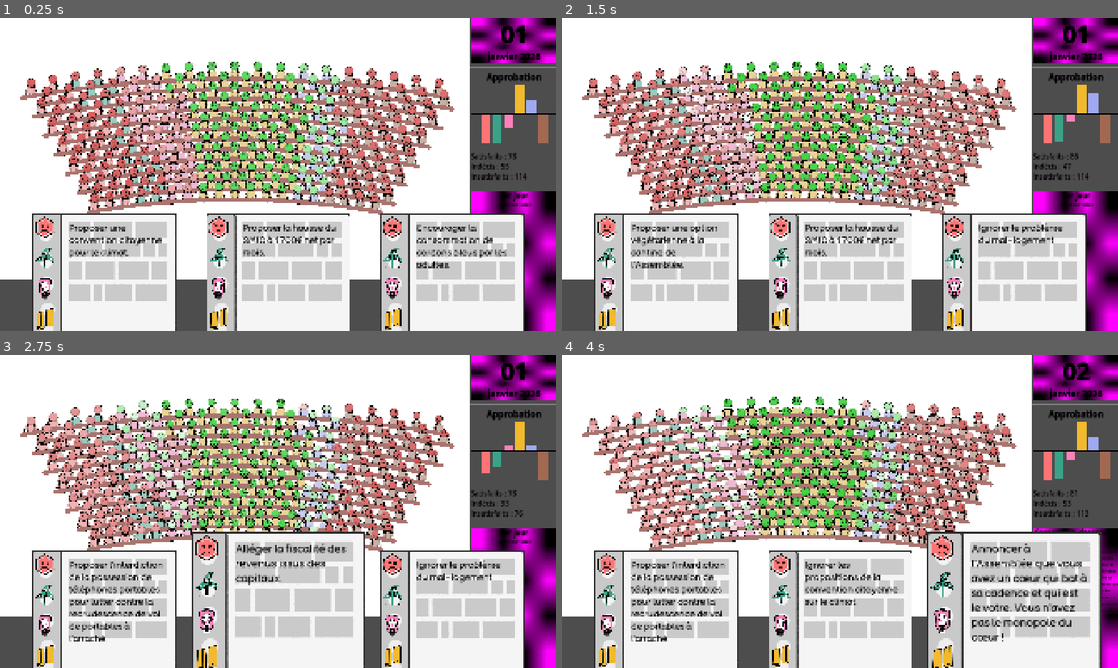
Above: before the commit, frames 1-4 (two rows, left to right).
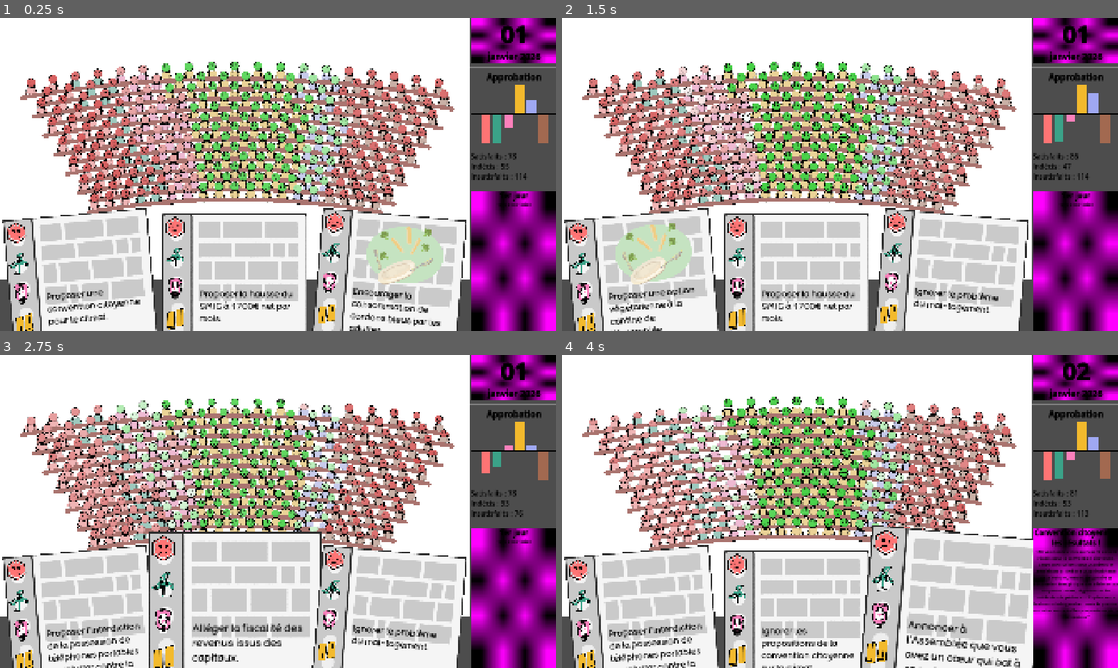
Above: after the commit, the same moments.

Repository: remimorvan/assemblee-nationale-simulator
Game: Godot game, scene res://scenes/game.tscn
Same seed, same stepped clock (60 frames per second), same inputs: the game is played once before the commit and once after it.
Inputs (mouse positions are in pixels of both pictures, inside the frame that each line leads up to):
- Up to frame 1 (0.25 s): no input
- Up to frame 2 (1.5 s): tap Enter at 0.5 s; move the mouse to (1073, 115) at 0.52 s; click (1073, 115) at 0.67 s; tap Space at 1.25 s; move the mouse to (667, 309) at 1.27 s; click (667, 309) at 1.42 s
- Up to frame 3 (2.75 s): move the mouse to (278, 646) at 2.02 s; click (278, 646) at 2.17 s
- Up to frame 4 (4 s): move the mouse to (1012, 646) at 2.77 s; click (1012, 646) at 2.92 s; click (1012, 646) at 3.67 s

The runs differ from the first frame. In frame 1, 23% of the frame differs, in the area x 0-95%, y 60-100%; in frame 2, 23%; in frame 3, 22%; in frame 4, 25%, in the area x 0-98%, y 54-100%.

Commit message:
images sur les cartes

Diff:
--- a/assets/hemicycle/hemicycle.gdshader
+++ b/assets/hemicycle/hemicycle.gdshader
@@ -2,6 +2,7 @@
 const int WIDTH = 19;
 const int HEIGHT = 13;
 const vec2 cycle_center = vec2(0.5,1.7);
+const float yoffset = .6;
 
 uniform int highlighted_color = -1;
 const vec3 party_colors[6] = {
@@ -24,7 +25,7 @@
 }
 
 void fragment() {
-	vec2 diff = UV - cycle_center;
+	vec2 diff = UV - cycle_center + vec2(0.,.1);
 	float angle = atan(diff.y, diff.x);
 	float r = length(diff)/0.5;
 
--- a/scenes/card.tscn
+++ b/scenes/card.tscn
@@ -310,11 +310,24 @@
 
 [node name="Label" type="Label" parent="."]
 offset_left = -123.0
-offset_top = -298.0
+offset_top = -70.0
 offset_right = 217.0
-offset_bottom = 38.0
+offset_bottom = 284.0
 label_settings = SubResource("LabelSettings_6u4wf")
 autowrap_mode = 2
+
+[node name="Image" type="TextureRect" parent="."]
+anchors_preset = 7
+anchor_left = 0.5
+anchor_top = 1.0
+anchor_right = 0.5
+anchor_bottom = 1.0
+offset_left = -94.0
+offset_top = -309.0
+offset_right = 186.0
+offset_bottom = -69.0
+grow_horizontal = 2
+grow_vertical = 2
 
 [connection signal="input_event" from="." to="." method="_on_input_event"]
 [connection signal="mouse_entered" from="." to="." method="_on_mouse_entered"]
--- a/scenes/journal.tscn
+++ b/scenes/journal.tscn
@@ -5,6 +5,8 @@
 [sub_resource type="PlaceholderTexture2D" id="PlaceholderTexture2D_5bwne"]
 
 [node name="Journal" type="Control"]
+z_index = 1000
+z_as_relative = false
 layout_mode = 3
 anchors_preset = 15
 anchor_right = 1.0
@@ -28,7 +30,7 @@
 [/b]Description"
 fit_content = true
 
-[node name="TextureRect" type="TextureRect" parent="."]
+[node name="Background" type="TextureRect" parent="."]
 z_index = -1
 layout_mode = 1
 anchors_preset = 15
@@ -38,3 +40,16 @@
 grow_vertical = 2
 texture = SubResource("PlaceholderTexture2D_5bwne")
 expand_mode = 5
+
+[node name="Image" type="TextureRect" parent="."]
+layout_mode = 1
+anchors_preset = 7
+anchor_left = 0.5
+anchor_top = 1.0
+anchor_right = 0.5
+anchor_bottom = 1.0
+offset_left = -20.0
+offset_top = -40.0
+offset_right = 20.0
+grow_horizontal = 2
+grow_vertical = 0
--- a/scripts/card.gd
+++ b/scripts/card.gd
@@ -33,7 +33,7 @@
 	text = _text
 	effect_mean = _effect_mean
 	effect_std = _effect_std
-	image_path = _image_path
+	image_path =  "res://assets/card/illustrations/"+_image_path
 	special_event = _special_event
 	special_event_title = _special_event_title
 	special_event_description = _special_event_description
@@ -41,6 +41,12 @@
 	rng.randomize()
 	var CardLabel = $"Label"
 	CardLabel.text = text
+	if ResourceLoader.exists(image_path):
+		$Image.texture = load(image_path)
+	else:
+		print("Texture not found: " + image_path)
+
+
 
 # Returns the effect (delta on MP's approval's rate) of the card based on
 # an MP's political group.
--- a/scripts/journal.gd
+++ b/scripts/journal.gd
@@ -5,6 +5,11 @@
 func _ready() -> void:
 	update("1er jour","1ere description","")
 
-func update(title: String, desc: String, image_path: String):
+func update(title: String, desc: String, image_name: String):
 	Text.bbcode_text = "[center][color=black][font_size=25][b]%s
 [/b][font_size=15]%s" % [title,desc]
+	var image_path = "res://assets/card/illustrations/"+image_name
+	if ResourceLoader.exists(image_path):
+		$Image.texture = load(image_path)
+	else:
+		print("Texture not found: " + image_path)
--- a/scripts/player.gd
+++ b/scripts/player.gd
@@ -38,12 +38,14 @@
 
 func print_hand() -> void:
 	var card_nb: int = 0;
-	var viewport_size: Vector2i = get_viewport().get_visible_rect().size
-	for card in hand:
+	var viewport_size: Vector2i = $"../HBoxContainer/Hemicycle".get_size()
+	for i in range(len(hand)):
+		var card = hand[i]
 		var card_size = card.get_node("Sprite2D").texture.get_size()
-		card.position.x = viewport_size[0]/2.0 + (card_nb - (len(hand)-1)/2.0)*(card_size[0]*1.2)
+		card.position.x = viewport_size[0]/2.0 + (i - (len(hand)-1)/2.0)*(card_size[0]*1.05)
 		card.position.y = 1000
-		card_nb+=1
+		card.rotation_degrees = (i-1)*5
+		card.z_index = i+100
 
 func remove_card_from_hand(card: Area2D) -> int:
 	var card_nb: int = 0
@@ -125,7 +127,7 @@
 		"convention_citoyenne":
 			put_card_back_in_hand()
 			add_custom_card_to_hand(
-				"Ignorer les propositions de la convention citoyenne sur le climat.",
+				"Ignorer les propositions de la convention citoyenne sur le climat",
 				{"lfi": -1.5, "eco": -2, "soc": -1.5, "macron": 0, "lr": 0, "rn": 0},
 				{"lfi": 0.1, "eco": 0.1, "soc": 0.1, "macron": 0.2, "lr": 0.2, "rn": 0.2},
 				"ecology.png"
Not shown: 1 places in scenes/card.tscn that only renumber resources
Not shown: 1 places in scenes/game.tscn that only renumber resources
Not shown: 1 places in scenes/mp.tscn that only renumber resources
